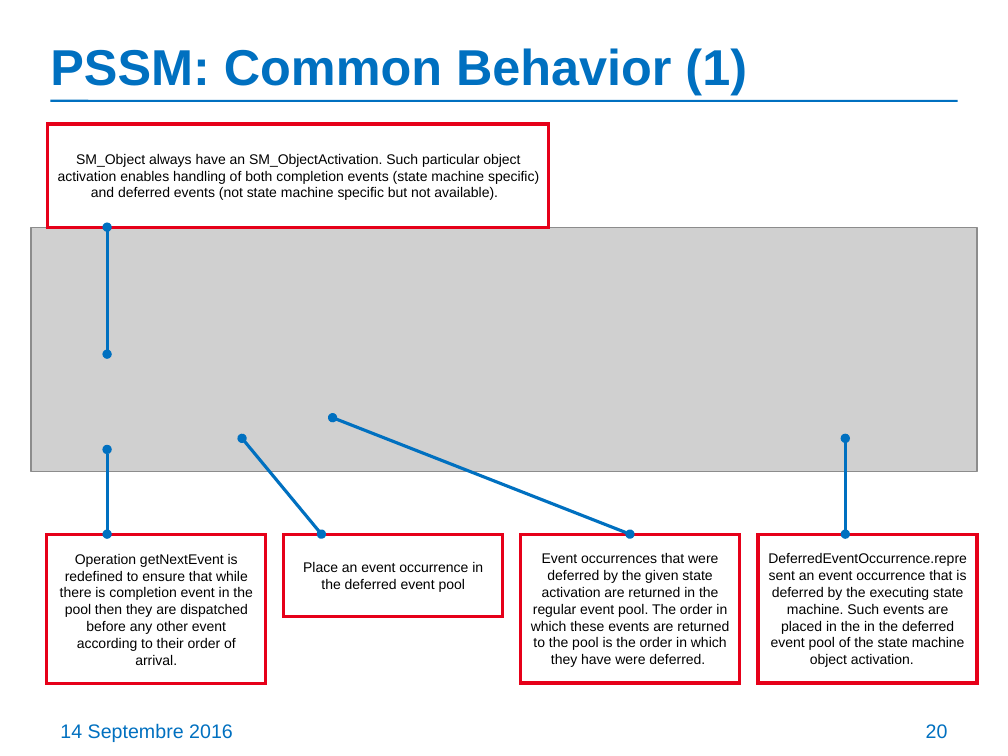
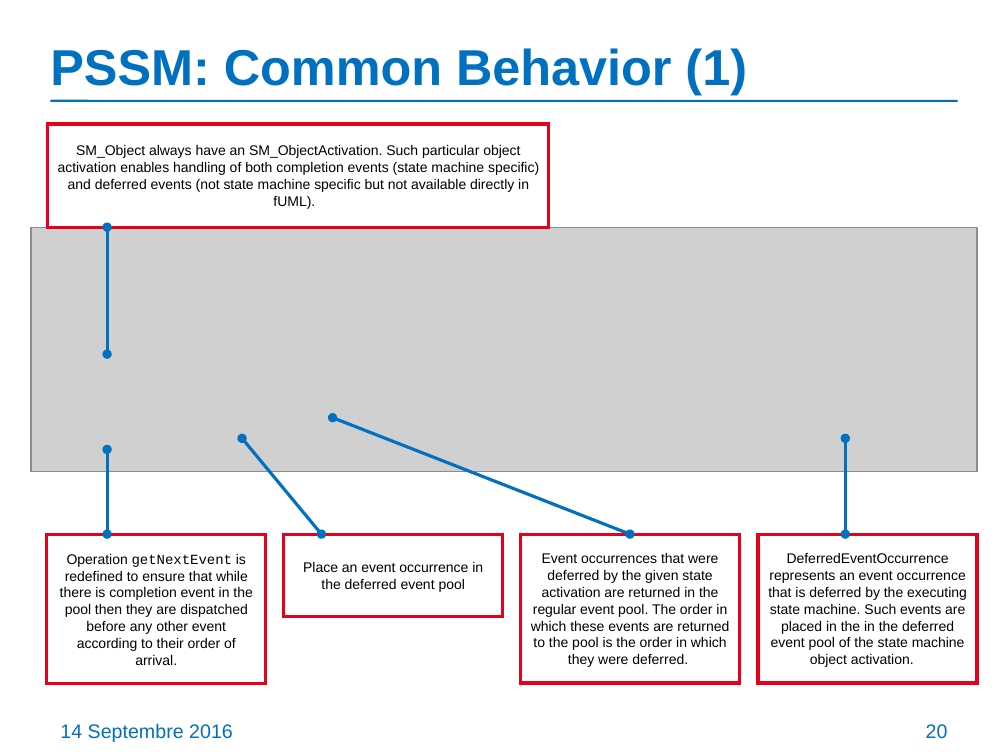
Before and after one commit to ModelDriven/PSSM, a slide deck: slide 20 of Presentations/201609-Chicago-Meeting/PSSM-initial-submission-update.pptx. Drawn at 1008x756 pixels with LibreOffice and Linux fonts; fonts in the diff are those of the drawing; grey boxes stand for pictures. Boxes give left, top, right and bottom in pixels: in the first picture for what was removed or moved away, otherwise in the second. Text is boxed around its words. In the diff, an @@ line names an element or a change of style, - is before the commit and + after.

Commit message:
Complete draft of the presentation of PSSM updates

```diff
--- a/Presentations/201609-Chicago-Meeting/PSSM-initial-submission-update.pptx
+++ b/Presentations/201609-Chicago-Meeting/PSSM-initial-submission-update.pptx
@@ text in rectangle at (58,145,539,209): text changed @@
-SM_Object always have an SM_ObjectActivation. Such particular object activation enables handling of both completion events (state machine specific) and deferred events (not state machine specific but not available).
+SM_Object always have an SM_ObjectActivation. Such particular object activation enables handling of both completion events (state machine specific) and deferred events (not state machine specific but not available directly in fUML).
@@ rectangle "Operation getNextEvent is redefined to ..." at (46,534,265,683): font Arial to Courier New in "getNextEvent" @@
@@ text in rectangle at (531,553,729,667): text changed @@
-Event occurrences that were deferred by the given state activation are returned in the regular event pool. The order in which these events are returned to the pool is the order in which they have were deferred.
+Event occurrences that were deferred by the given state activation are returned in the regular event pool. The order in which these events are returned to the pool is the order in which they were deferred.
@@ text in rectangle at (768,553,967,667): text changed @@
-DeferredEventOccurrence.represent an event occurrence that is deferred by the executing state machine. Such events are placed in the in the deferred event pool of the state machine object activation.
+DeferredEventOccurrence represents an event occurrence that is deferred by the executing state machine. Such events are placed in the in the deferred event pool of the state machine object activation.
```
Also in this commit, not shown: 15 other slides changed, 19 slides added, 1 slide removed.
